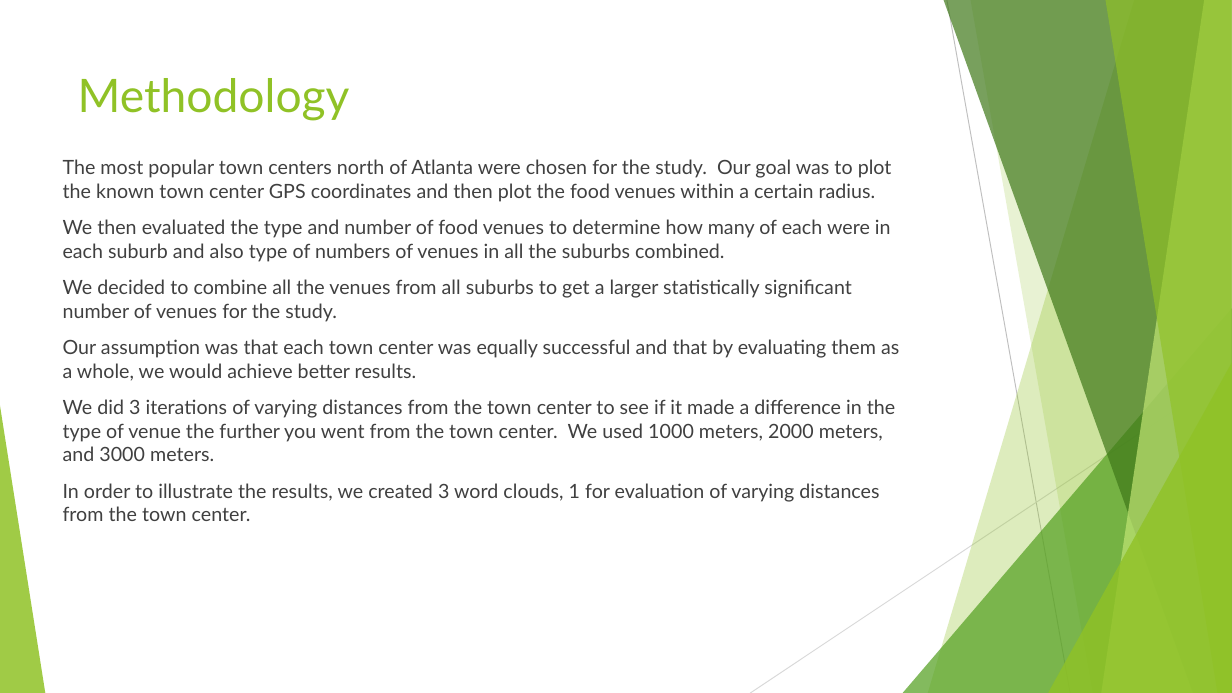
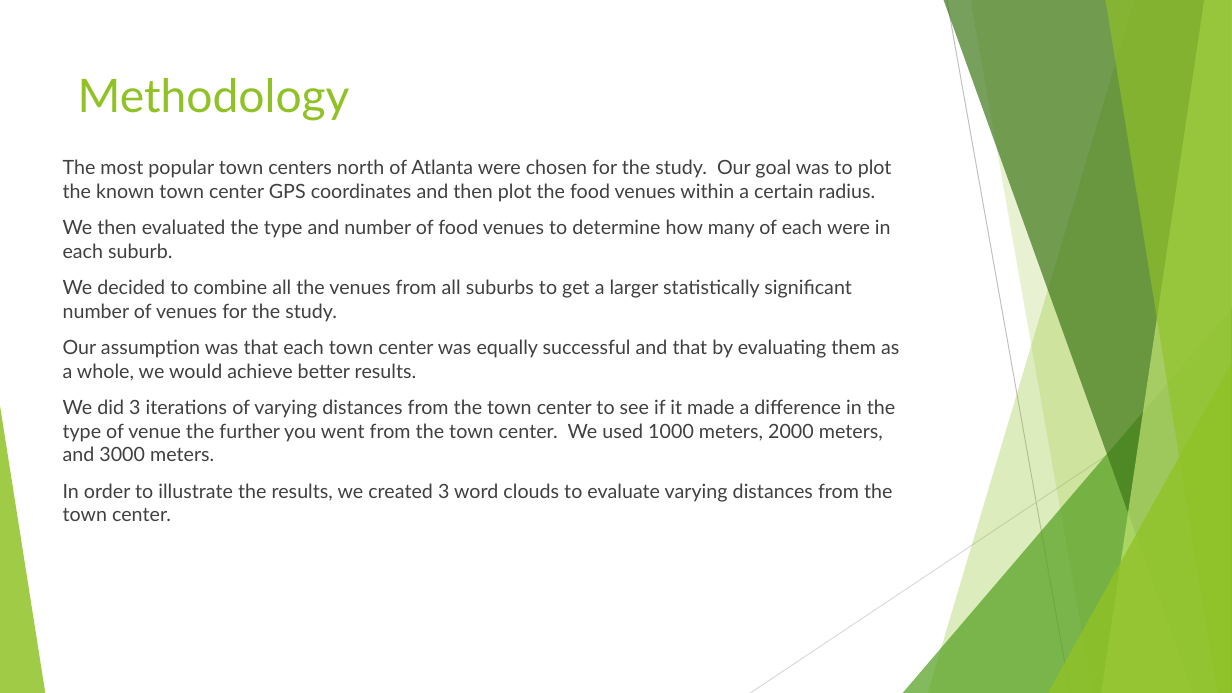
Before and after one commit to jesivak/Capstone, a slide deck: slide 5 of Data Science Certification Capstone Atlanta Suburb Study.pptx. Drawn at 1232x693 pixels with LibreOffice and Linux fonts; fonts in the diff are those of the drawing. Boxes give left, top, right and bottom in pixels: in the first picture for what was removed or moved away, otherwise in the second. Text is boxed around its words. In the diff, an @@ line names an element or a change of style, - is before the commit and + after.

```diff
--- a/Data Science Certification Capstone Atlanta Suburb Study.pptx
+++ b/Data Science Certification Capstone Atlanta Suburb Study.pptx
@@ text at [63,219,891,258]: text changed @@
-We then evaluated the type and number of food venues to determine how many of each were in each suburb and also type of numbers of venues in all the suburbs combined.
+We then evaluated the type and number of food venues to determine how many of each were in each suburb.
@@ text at [63,483,892,521]: text changed @@
-In order to illustrate the results, we created 3 word clouds, 1 for evaluation of varying distances from the town center.
+In order to illustrate the results, we created 3 word clouds to evaluate varying distances from the town center.
```
Also in this commit, not shown: 3 other slides changed.
